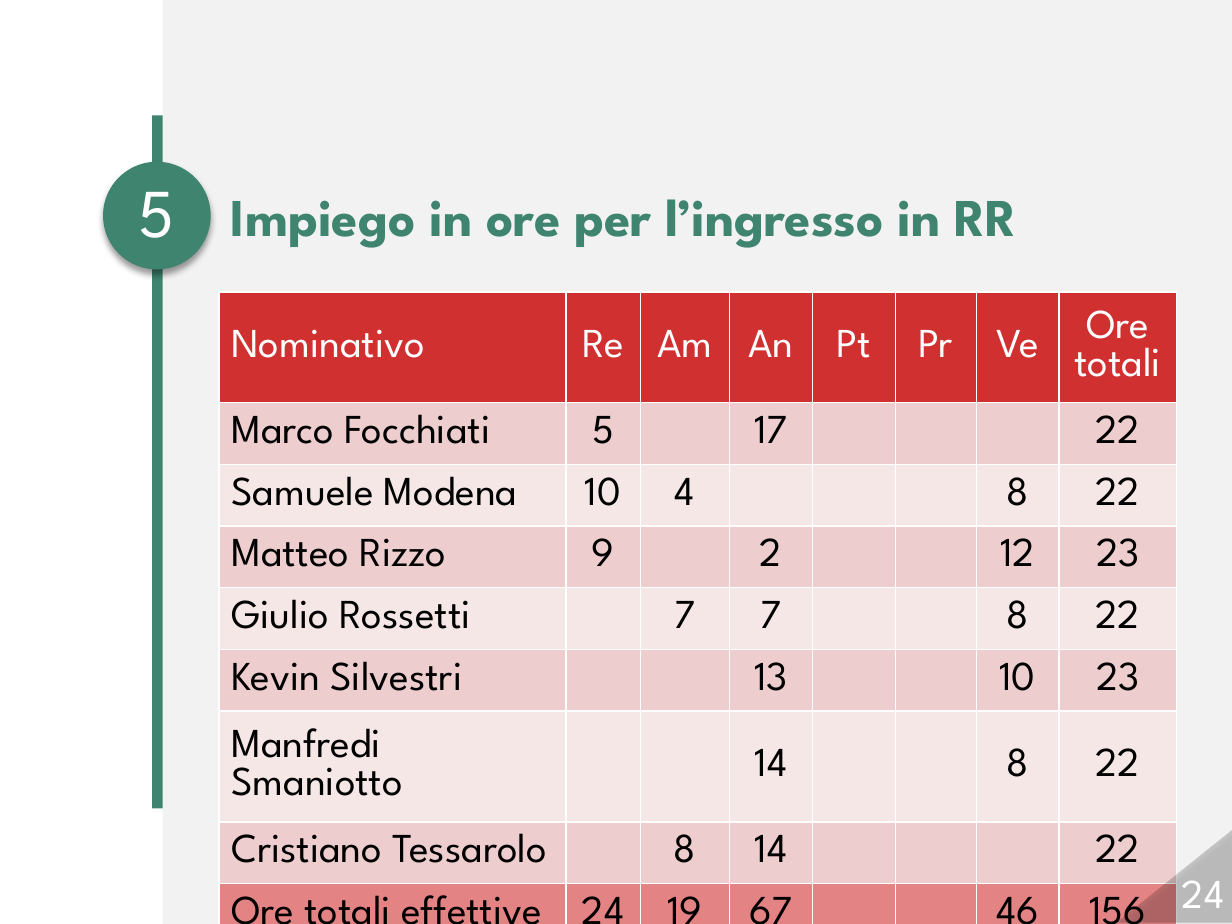
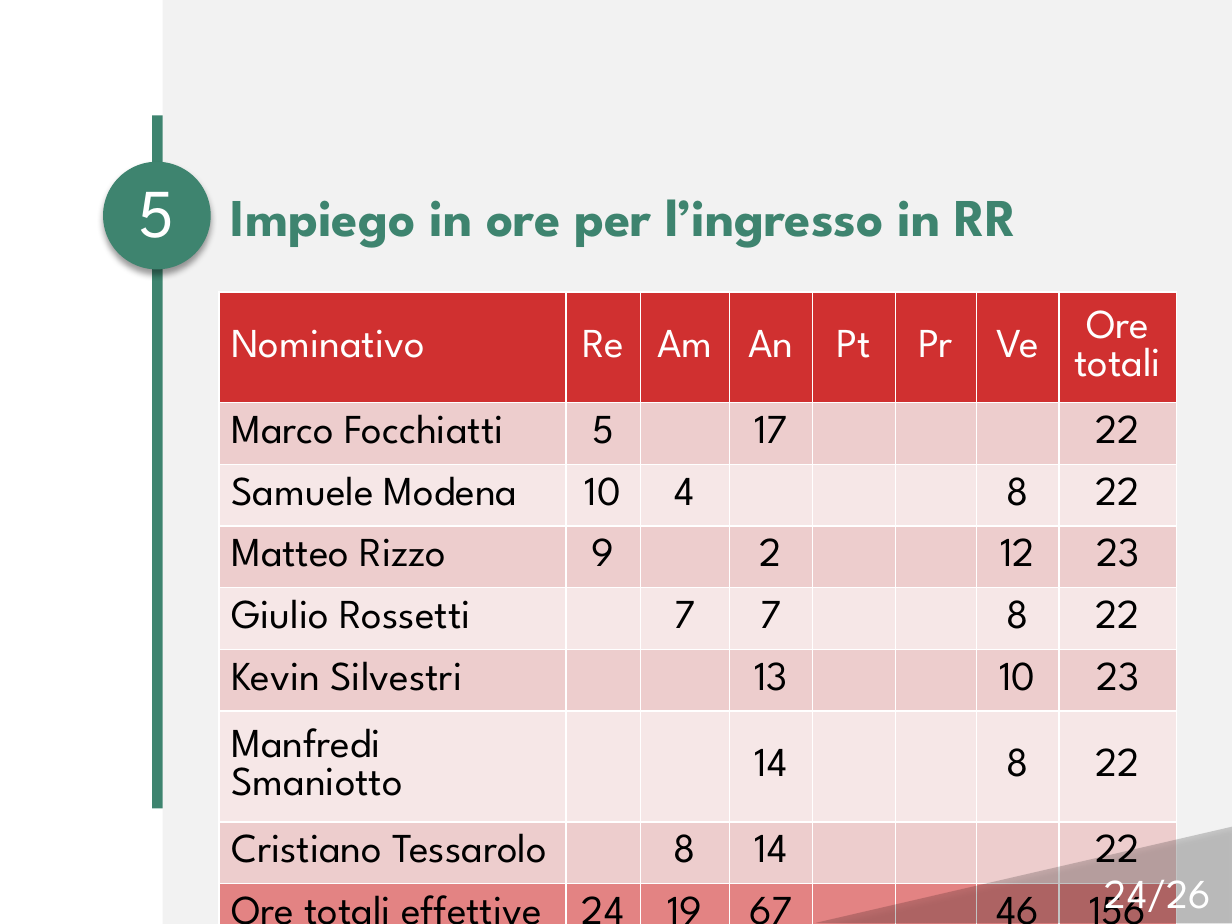
Before and after one commit to Italiaracerx/progettoSWE, a slide deck: slide 24 of Presentazione/Presentazione 26-01-2018.pptx. Drawn at 1232x924 pixels with LibreOffice and Linux fonts; fonts in the diff are those of the drawing; background and template pictures are left out. Boxes give left, top, right and bottom in pixels: in the first picture for what was removed or moved away, otherwise in the second. Text is boxed around its words. In the diff, an @@ line names an element or a change of style, - is before the commit and + after.

```diff
--- a/Presentazione/Presentazione 26-01-2018.pptx
+++ b/Presentazione/Presentazione 26-01-2018.pptx
@@ table at box(219, 292, 1177, 867) @@
-row 2, column 1: Marco Focchiati
+row 2, column 1: Marco Focchiatti
@@ triangle: place and size @@
-triangle at box(1116, 828, 1232, 923)
+triangle at box(816, 827, 1232, 923)
@@ page number at box(1105, 880, 1212, 920): text changed @@
-24
+24/26
```
Also in this commit, not shown: 25 other slides changed.
